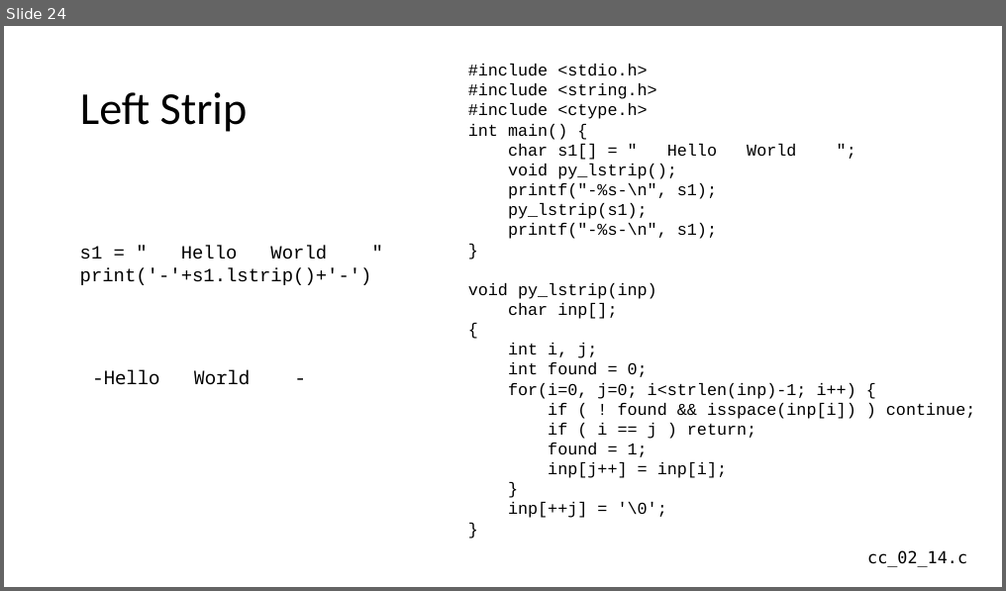
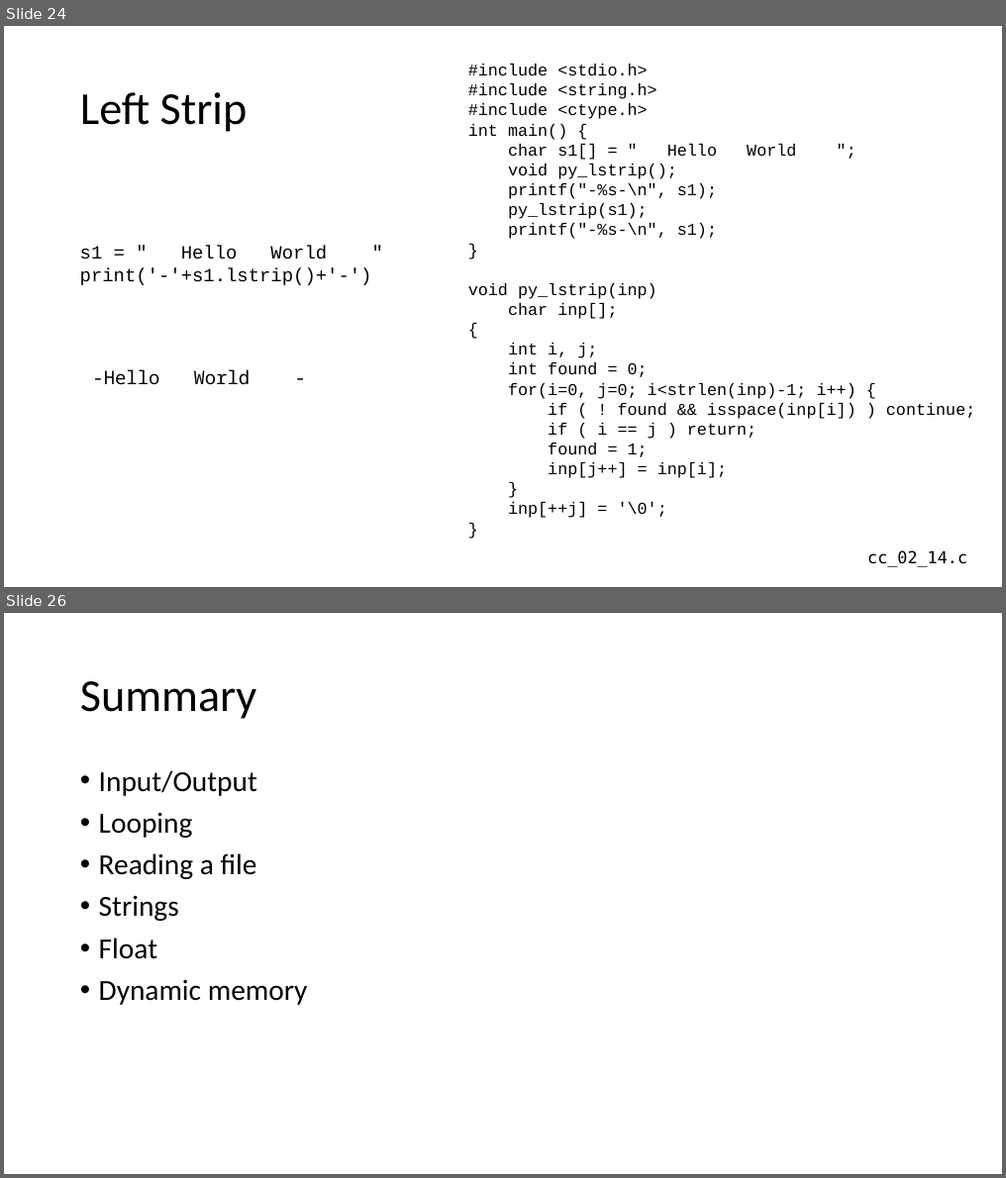
Before and after one commit to csev/cc4e, a slide deck: lectures/CC-02-Python.pptx. Shown one above the other, each under a label of ours: slide 24 before the commit, slides 24 and 26 after it; the slides between them are not shown. The pictures are 1006x591 and 1006x1178 pixels, drawn with LibreOffice and Linux fonts; fonts in the diff are those of the drawing. Boxes give left, top, right and bottom in pixels: in the first picture for what was removed or moved away, otherwise in the second. Text is boxed around its words. In the diff, an @@ line names an element or a change of style, - is before the commit and + after.

```diff
--- a/lectures/CC-02-Python.pptx
+++ b/lectures/CC-02-Python.pptx
@@ slide 26 added at bbox=[4, 613, 1002, 1174], background #FFFFFF @@
@@ title added at bbox=[80, 681, 256, 719], 44 pt, text #000000 @@
+Summary
@@ text added at bbox=[99, 770, 308, 1005], 28 pt, text #000000 @@
+• Input/Output
+• Looping
+• Reading a file
+• Strings
+• Float
+• Dynamic memory
```
Also in this commit, not shown: 1 slide changed, 2 other slides added, 2 other files.
